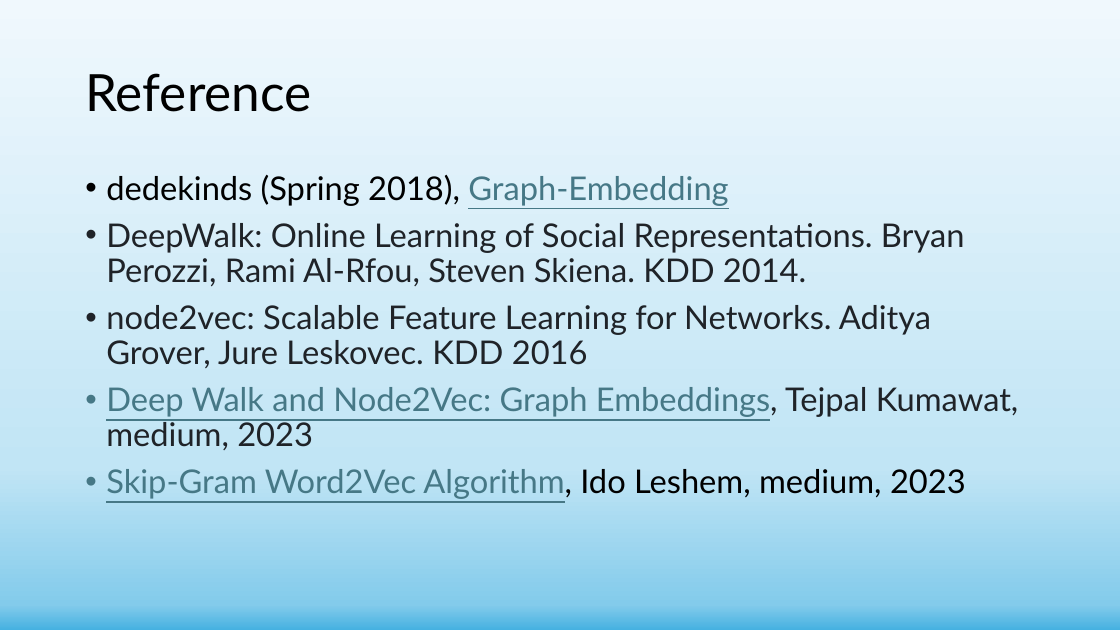
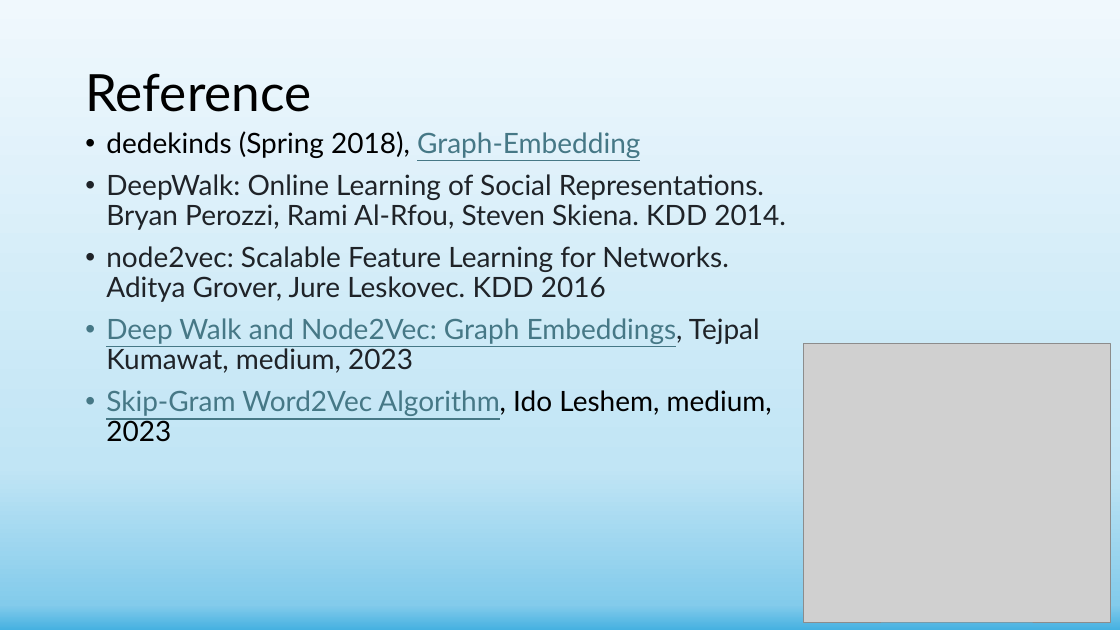
Before and after one commit to shachar700/Graph-Embedding, a slide deck: slide 21 of doc/Graph-Embedding Presentation.pptx. Drawn at 1120x630 pixels with LibreOffice and Linux fonts; fonts in the diff are those of the drawing; grey boxes stand for pictures. Boxes give left, top, right and bottom in pixels: in the first picture for what was removed or moved away, otherwise in the second. Text is boxed around its words. In the diff, an @@ line names an element or a change of style, - is before the commit and + after.

Commit message:
added pictures

```diff
--- a/doc/Graph-Embedding Presentation.pptx
+++ b/doc/Graph-Embedding Presentation.pptx
@@ text "dedekinds (Spring 2018), Graph-Embedding": place and size @@
-text "dedekinds (Spring 2018), Graph-Embedding" at <box>106,175,1018,499</box>
+text "dedekinds (Spring 2018), Graph-Embedding" at <box>106,131,786,442</box>
@@ text "dedekinds (Spring 2018), Graph-Embedding" at <box>106,131,786,442</box>: size 28 to 24 pt @@
@@ picture added at <box>804,343,1111,622</box> @@
```
Also in this commit, not shown: 16 other slides changed.
